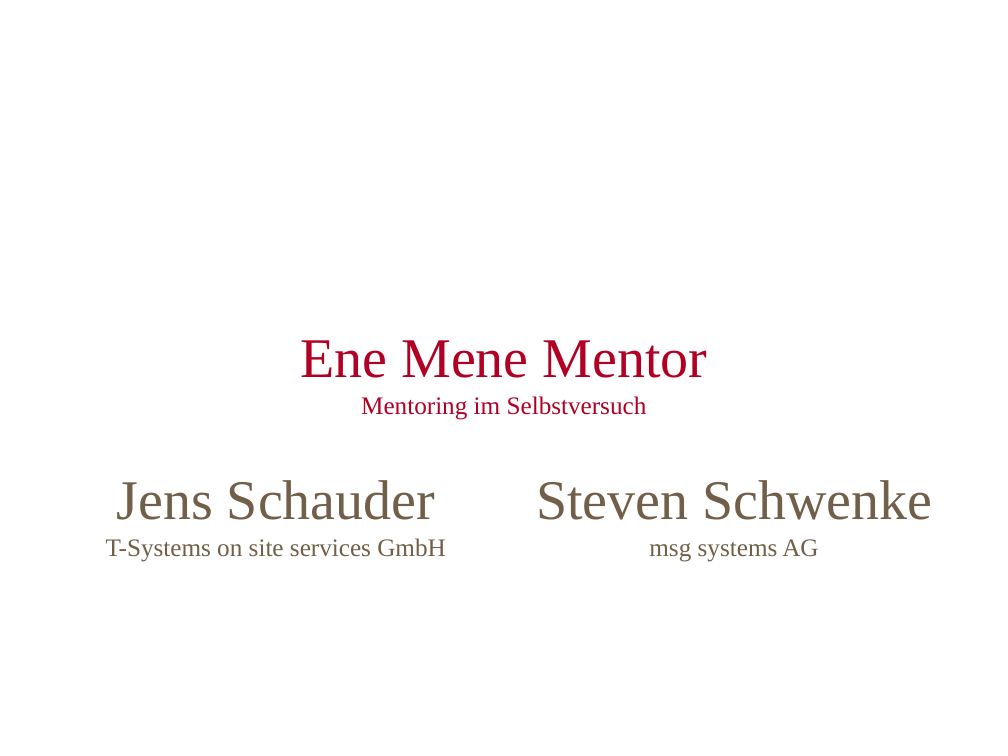
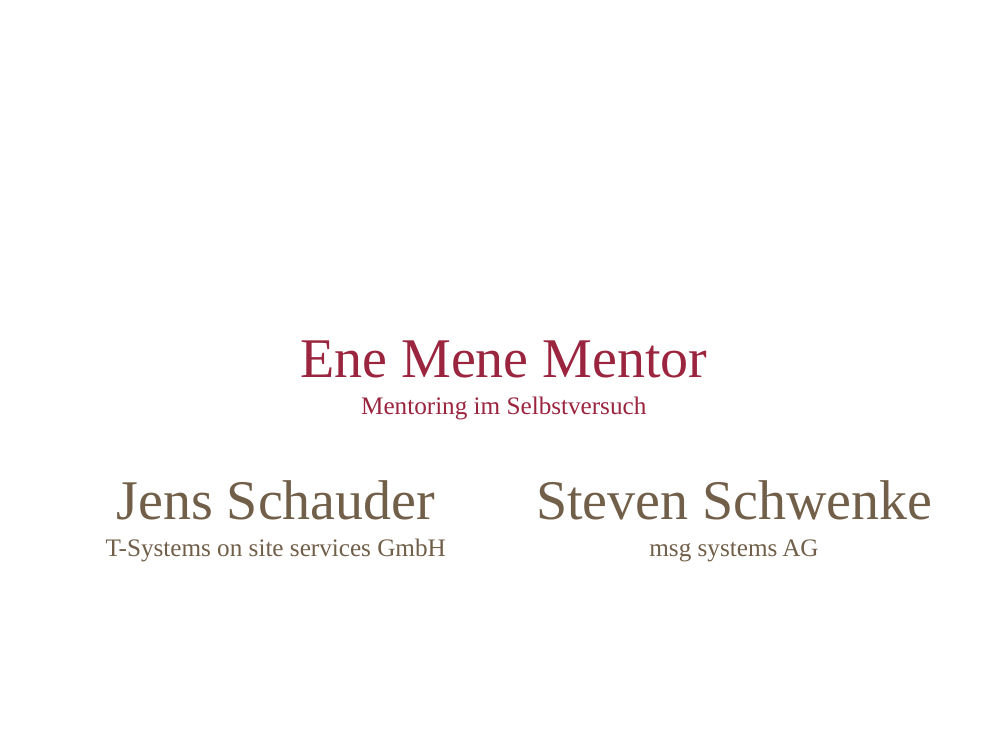
Before and after one commit to schauder/mentoring, a slide deck: slide 1 of hc_folien.odp. Drawn at 1008x756 pixels with LibreOffice and Linux fonts; fonts in the diff are those of the drawing; background and template pictures are left out. Boxes give left, top, right and bottom in pixels: in the first picture for what was removed or moved away, otherwise in the second. Text is boxed around its words. In the diff, an @@ line names an element or a change of style, - is before the commit and + after.

```diff
--- a/hc_folien.odp
+++ b/hc_folien.odp
@@ title "Ene Mene Mentor Mentoring im ..." at [300, 340, 708, 420]: text colour #B20025 to #9B243E @@
```
Also in this commit, not shown: 1 other slide changed, 4 other files.
